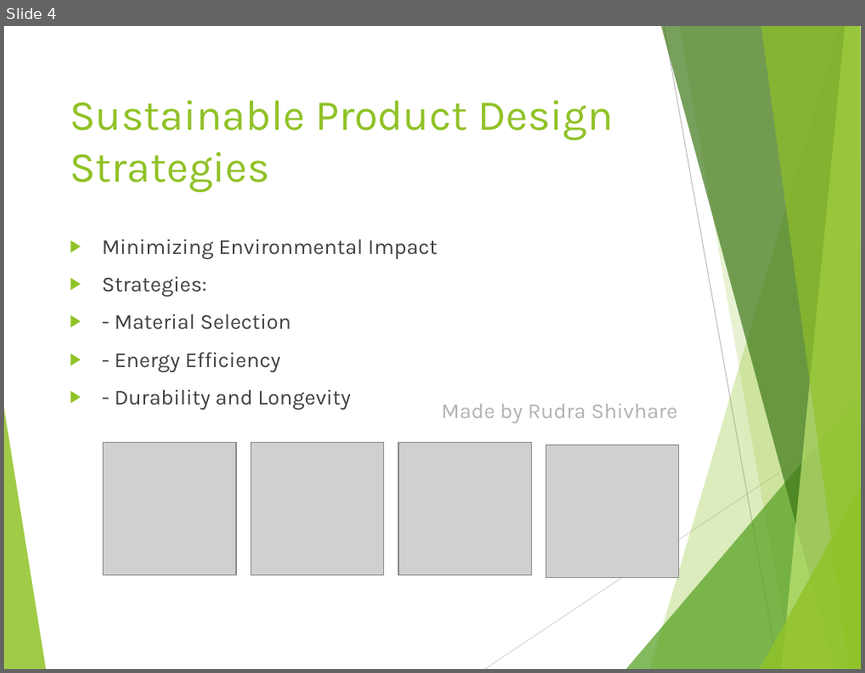
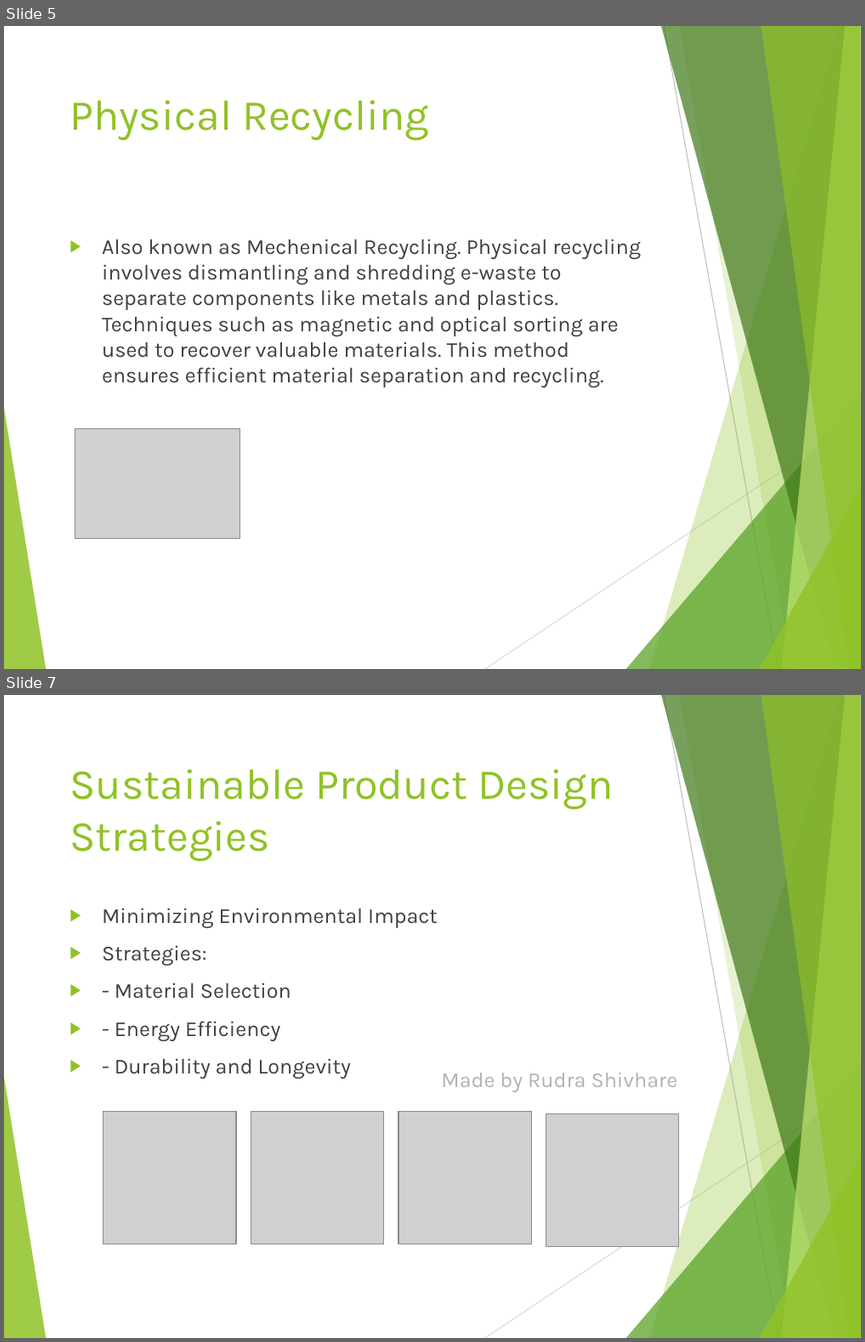
Before and after one commit to Rudra2701/RND-PPT, a slide deck: e-waste.pptx. Shown one above the other, each under a label of ours: slide 4 before the commit, slides 5 and 7 after it; the slides between them are not shown. The pictures are 865x673 and 865x1342 pixels, drawn with LibreOffice and Linux fonts; fonts in the diff are those of the drawing; grey boxes stand for pictures. Boxes give left, top, right and bottom in pixels: in the first picture for what was removed or moved away, otherwise in the second. Text is boxed around its words. In the diff, an @@ line names an element or a change of style, - is before the commit and + after.

```diff
--- a/e-waste.pptx
+++ b/e-waste.pptx
@@ slide 5 added at [4,26,861,669], background #FFFFFF; not listed: 10 template elements that a slide beside it also shows @@
@@ title added at [69,100,429,141], 36 pt, text #90C226 @@
+Physical Recycling
@@ text added at [102,238,641,387], 18 pt, text #404040 @@
+▶ Also known as Mechenical Recycling. Physical recycling involves dismantling and shredding e-waste to separate components like metals and plastics. Techniques such as magnetic and optical sorting are used to recover valuable materials. This method ensures efficient material separation and recycling.
@@ picture added at [75,429,239,539] @@
@@ what was slide 4 is now slide 7 @@
```
Also in this commit, not shown: 2 other slides added.
